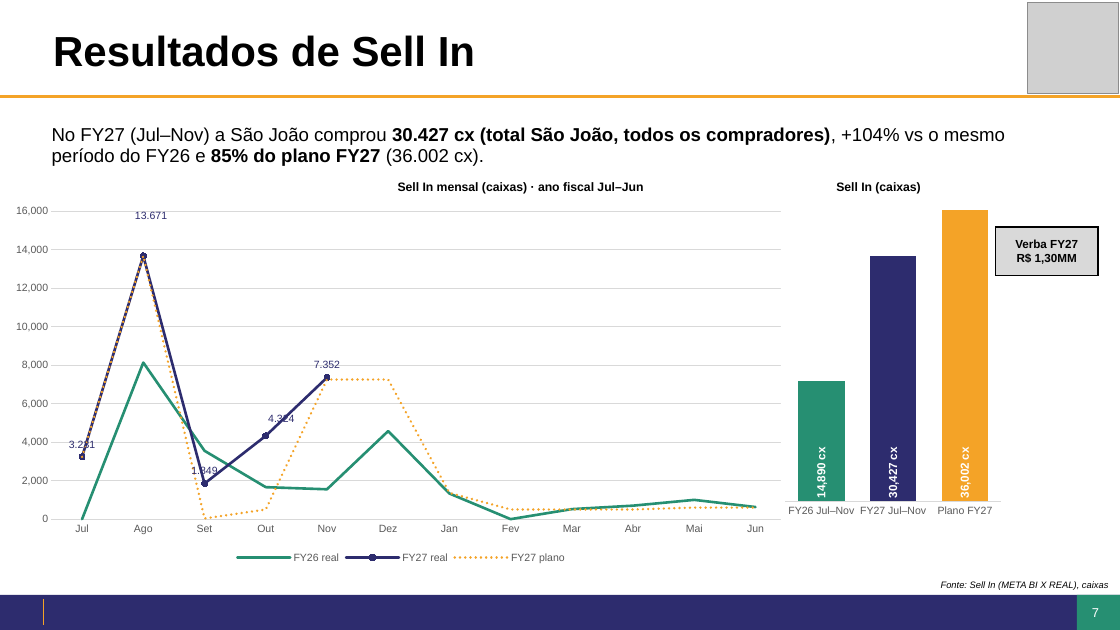
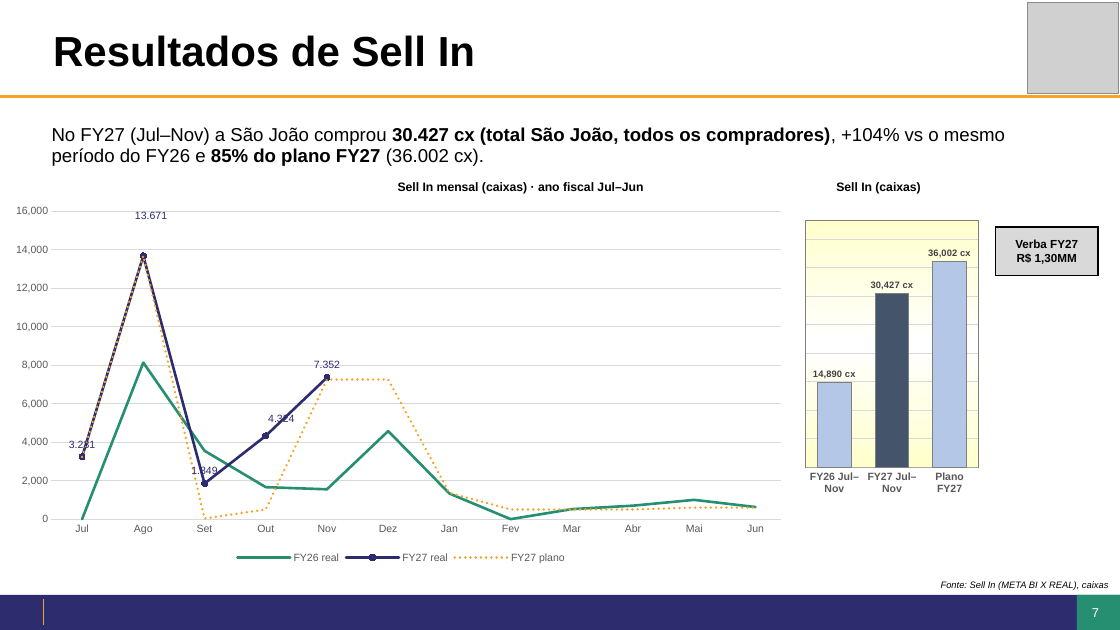
Before and after one commit to giovanoanjos27-del/Dashboard-Farma-sul, a slide deck: slide 7 of jbp/JBP2027_SaoJoao_Caroline.pptx. Drawn at 1120x630 pixels with LibreOffice and Linux fonts; fonts in the diff are those of the drawing; grey boxes stand for pictures; background and template pictures are left out. Boxes give left, top, right and bottom in pixels: in the first picture for what was removed or moved away, otherwise in the second. Text is boxed around its words. In the diff, an @@ line names an element or a change of style, - is before the commit and + after.

```diff
--- a/jbp/JBP2027_SaoJoao_Caroline.pptx
+++ b/jbp/JBP2027_SaoJoao_Caroline.pptx
@@ column chart at [781, 171, 1006, 524] @@
@@ colour of Series 1 #2D2C6E to #B4C7E7 @@
@@ data labels of Series 1 changed @@
@@ colours of single points changed @@
@@ category axis changed @@
@@ value axis changed @@
@@ bar spacing changed @@
@@ background changed @@
@@ plot area changed @@
```
Also in this commit, not shown: 4 other slides changed, 12 other files.
